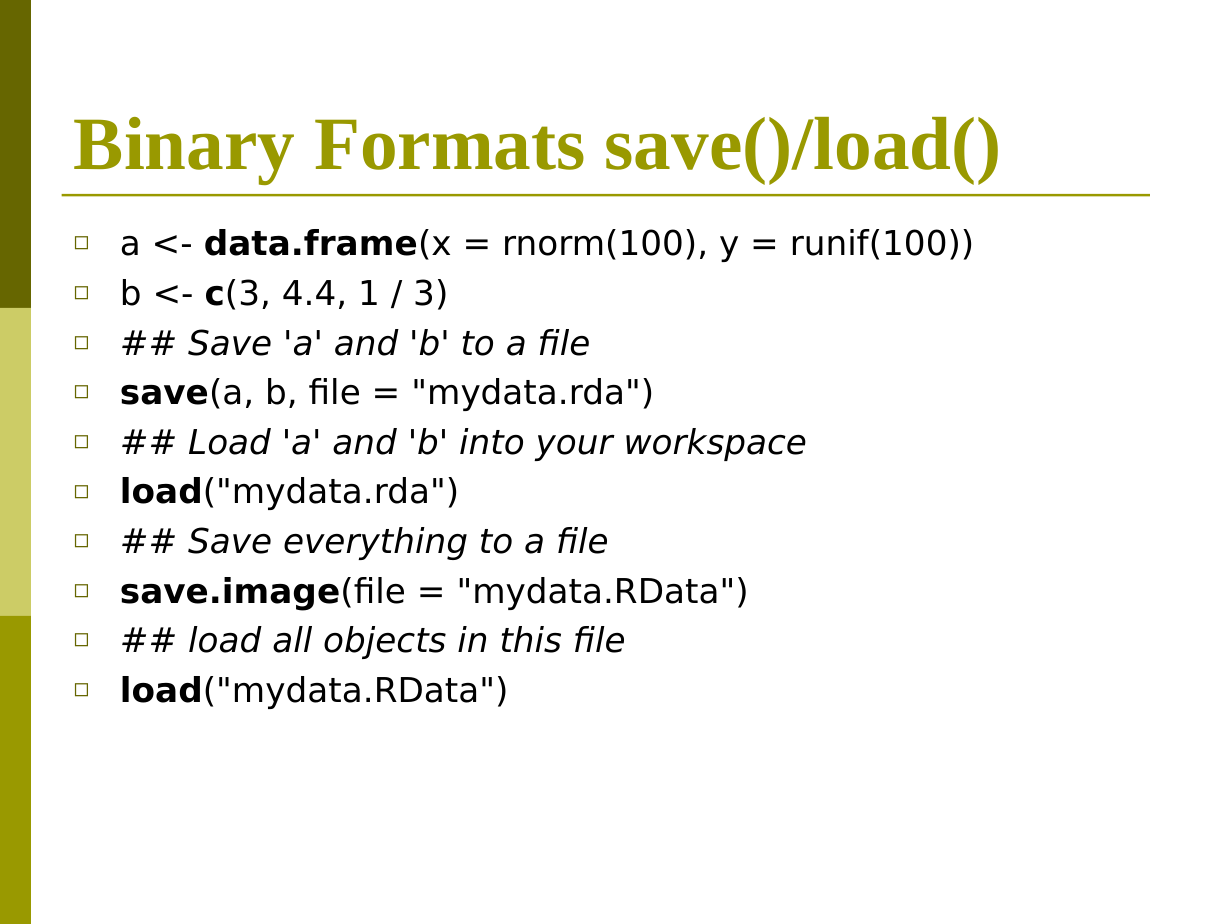
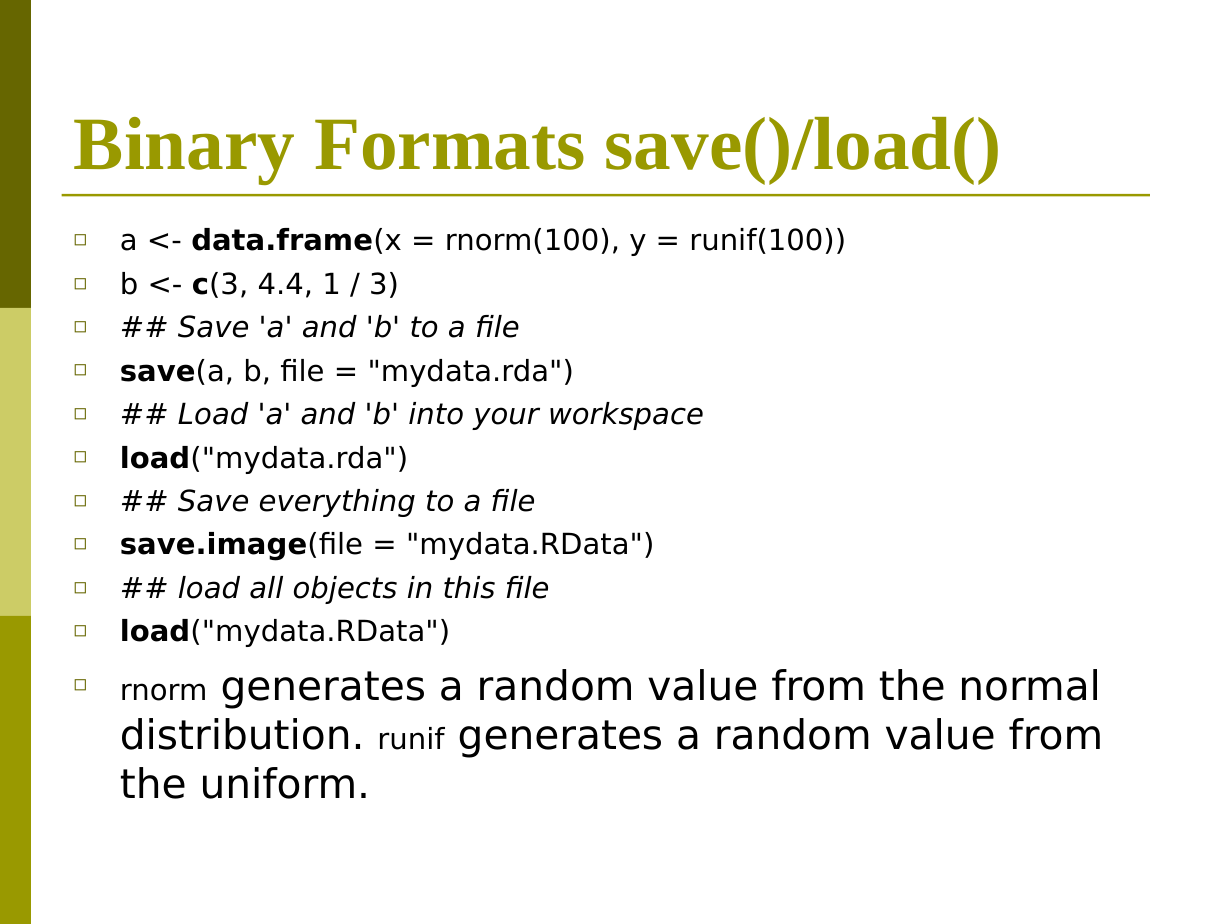
Before and after one commit to ankitchaudhary23/CS636_DataAnalytics_R, a slide deck: slide 6 of week_2/W2S16_GetDataIn_Out.ppt. Drawn at 1232x924 pixels with LibreOffice and Linux fonts; fonts in the diff are those of the drawing. Boxes give left, top, right and bottom in pixels: in the first picture for what was removed or moved away, otherwise in the second. Text is boxed around its words. In the diff, an @@ line names an element or a change of style, - is before the commit and + after.

```diff
--- a/week_2/W2S16_GetDataIn_Out.ppt
+++ b/week_2/W2S16_GetDataIn_Out.ppt
@@ text at (x1=120, y1=228, x2=846, y2=647): size 20 to 17 pt in "a <- data.frame(x = rnorm(100), y = ...", "b <- c(3, 4.4, 1 / 3)", "## Save 'a' and 'b' to a ...", "save(a, b, file = "mydata.rda")" and 6 more places @@
@@ text at (x1=120, y1=669, x2=1104, y2=799): paragraph added @@
+◻ rnorm generates a random value from the normal distribution. runif generates a random value from the uniform.
```
Also in this commit, not shown: 1 other slide changed, 21 other files.
